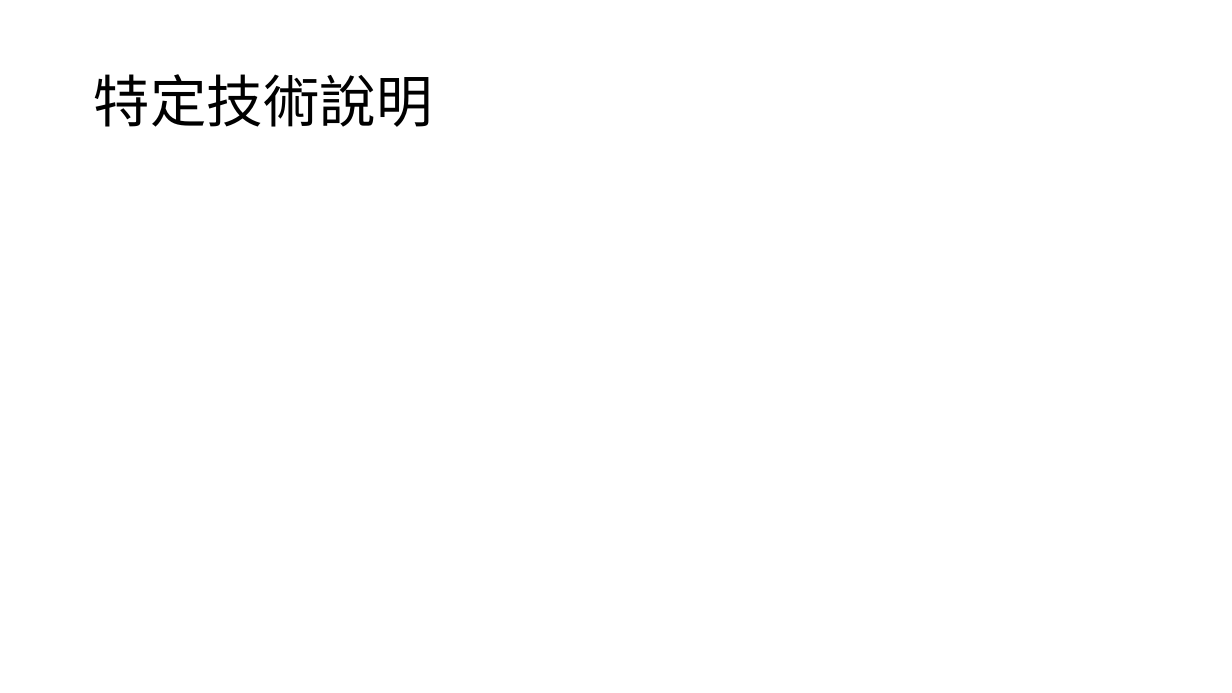
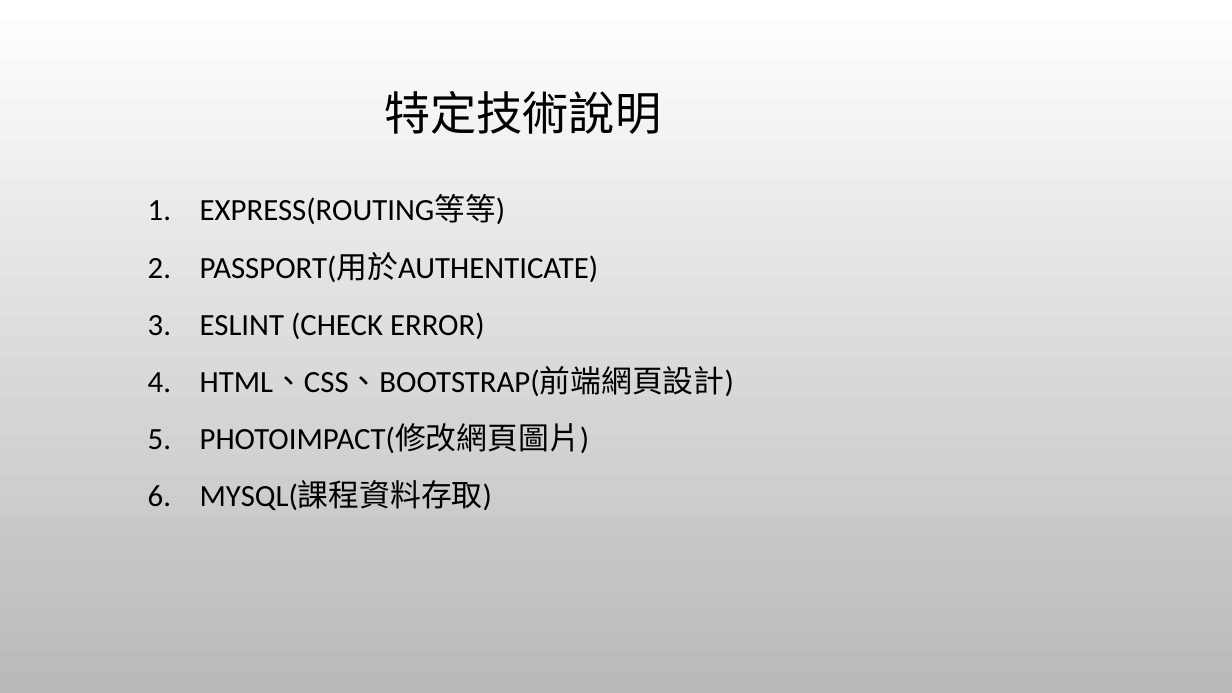
Before and after one commit to kai2june/me_courseSelecting, a slide deck: slide 9 of 期中檢查.pptx. Drawn at 1232x693 pixels with LibreOffice and Linux fonts; fonts in the diff are those of the drawing; background and template pictures are left out. Boxes give left, top, right and bottom in pixels: in the first picture for what was removed or moved away, otherwise in the second. Text is boxed around its words. In the diff, an @@ line names an element or a change of style, - is before the commit and + after.

Commit message:
期中檢查final
ppt修改

```diff
--- a/期中檢查.pptx
+++ b/期中檢查.pptx
@@ background #FFFFFF to picture (left out) @@
@@ title "特定技術說明": place and size @@
-title "特定技術說明" at bbox=[94, 74, 433, 127]
+title "特定技術說明" at bbox=[384, 91, 661, 134]
@@ title "特定技術說明" at bbox=[384, 91, 661, 134]: size 44 to 36 pt, font Noto Sans CJK SC to Calibri; alignment left to centre @@
@@ text added at bbox=[200, 195, 734, 510], 24 pt, text #000000 @@
+1. EXPRESS(ROUTING等等)
+2. PASSPORT(用於AUTHENTICATE)
+3. ESLINT (CHECK ERROR)
+4. HTML、CSS、BOOTSTRAP(前端網頁設計)
+5. PHOTOIMPACT(修改網頁圖片)
+6. MYSQL(課程資料存取)
```
Also in this commit, not shown: 8 other slides changed, 8 slides added, 2 slides removed.
